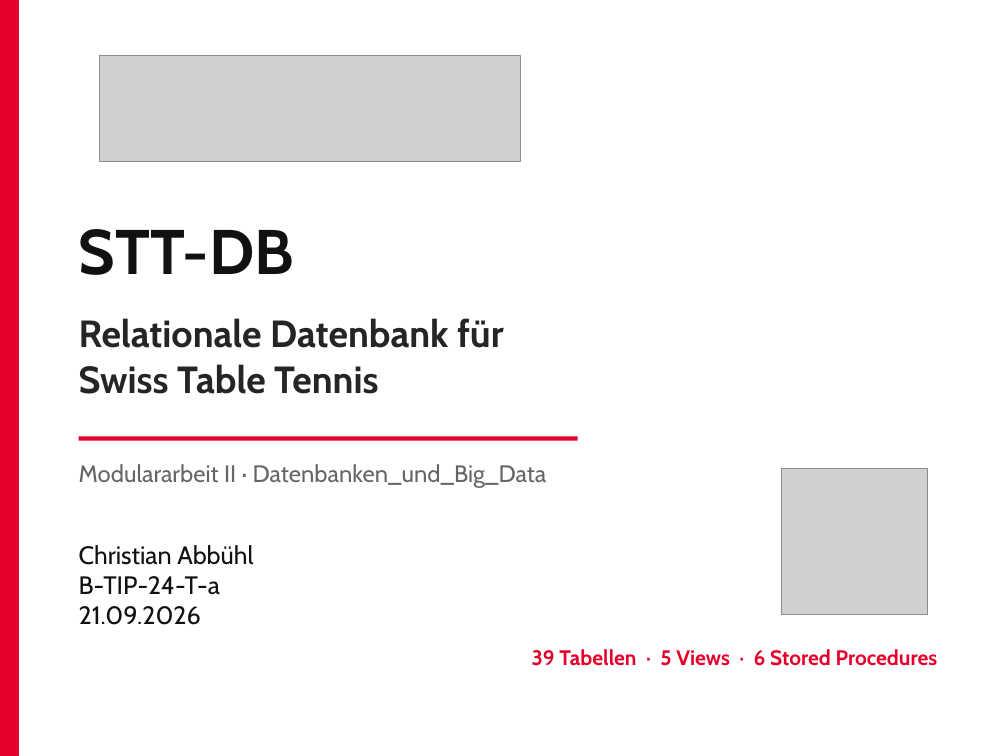
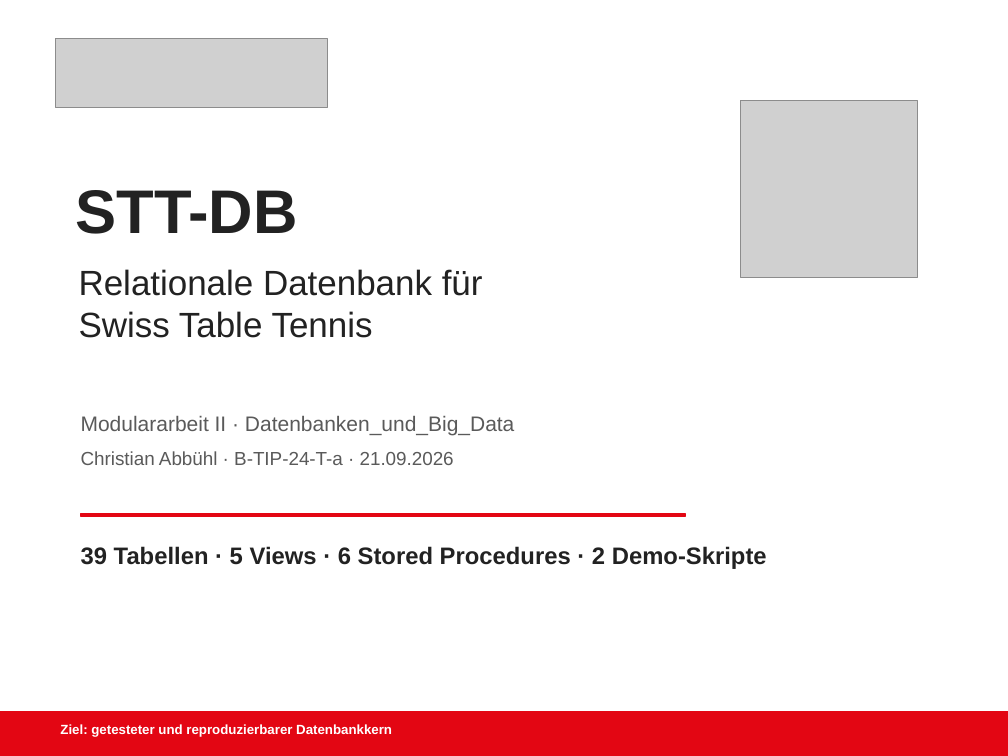
Before and after one commit to 19boboy97/STT-DB_Modularbeit2, a slide deck: slide 1 of presentation/STT-DB_Praesentation.pptx. Drawn at 1008x756 pixels with LibreOffice and Linux fonts; fonts in the diff are those of the drawing; grey boxes stand for pictures. Boxes give left, top, right and bottom in pixels: in the first picture for what was removed or moved away, otherwise in the second. Text is boxed around its words. In the diff, an @@ line names an element or a change of style, - is before the commit and + after.

Commit message:
Shorten presentation and add presentation demo

```diff
--- a/presentation/STT-DB_Praesentation.pptx
+++ b/presentation/STT-DB_Praesentation.pptx
@@ rectangle removed at [0,0,18,756] @@
@@ picture: place and size @@
-picture at [100,55,520,161]
+picture at [55,39,328,108]
@@ picture: place and size @@
-picture at [781,469,927,615]
+picture at [741,101,917,277]
@@ text "STT-DB": place and size @@
-text "STT-DB" at [79,229,294,275]
+text "STT-DB" at [76,190,298,234]
@@ text "STT-DB" at [76,190,298,234]: size 45 to 44 pt, font Cabin to Arial, text colour #111111 to #222222 @@
@@ text "Relationale Datenbank für": place and size @@
-text "Relationale Datenbank für" at [79,318,504,394]
+text "Relationale Datenbank für" at [79,269,483,338]
@@ text "Relationale Datenbank für" at [79,269,483,338]: size 27 to 25 pt, font Cabin to Arial, text colour #252525 to #222222, bold off @@
@@ text "Modulararbeit II · Datenbanken_und_Big_Data": place and size @@
-text "Modulararbeit II · Datenbanken_und_Big_Data" at [79,464,547,488]
+text "Modulararbeit II · Datenbanken_und_Big_Data" at [81,416,514,436]
@@ text "Modulararbeit II · Datenbanken_und_Big_Data" at [81,416,514,436]: size 17 to 15 pt, font Cabin to Arial, text colour #666666 to #5A5A5A @@
@@ line removed from (79, 438) to (578, 438) @@
@@ text at [81,451,454,465]: text changed; size 18 to 13.5 pt; font Cabin to Arial; text colour #111111 to #5A5A5A @@
-Christian Abbühl
-B-TIP-24-T-a
-21.09.2026
+Christian Abbühl · B-TIP-24-T-a · 21.09.2026
@@ rectangle added at [81,514,685,516], fill #E30613, outline #E30613 1 pt @@
@@ text at [81,546,767,569]: text changed; size 15 to 17 pt; font Cabin to Arial; text colour #E5002B to #222222 @@
-39 Tabellen · 5 Views · 6 Stored Procedures
+39 Tabellen · 5 Views · 6 Stored Procedures · 2 Demo-Skripte
@@ rectangle added at [0,712,1008,756], fill #E30613, outline #E30613 1 pt @@
@@ text added at [60,724,392,737], 9.5 pt, text #FFFFFF, bold @@
+Ziel: getesteter und reproduzierbarer Datenbankkern
```
Also in this commit, not shown: 2 other slides changed, 4 slides added, 8 slides removed, 1 other file.
